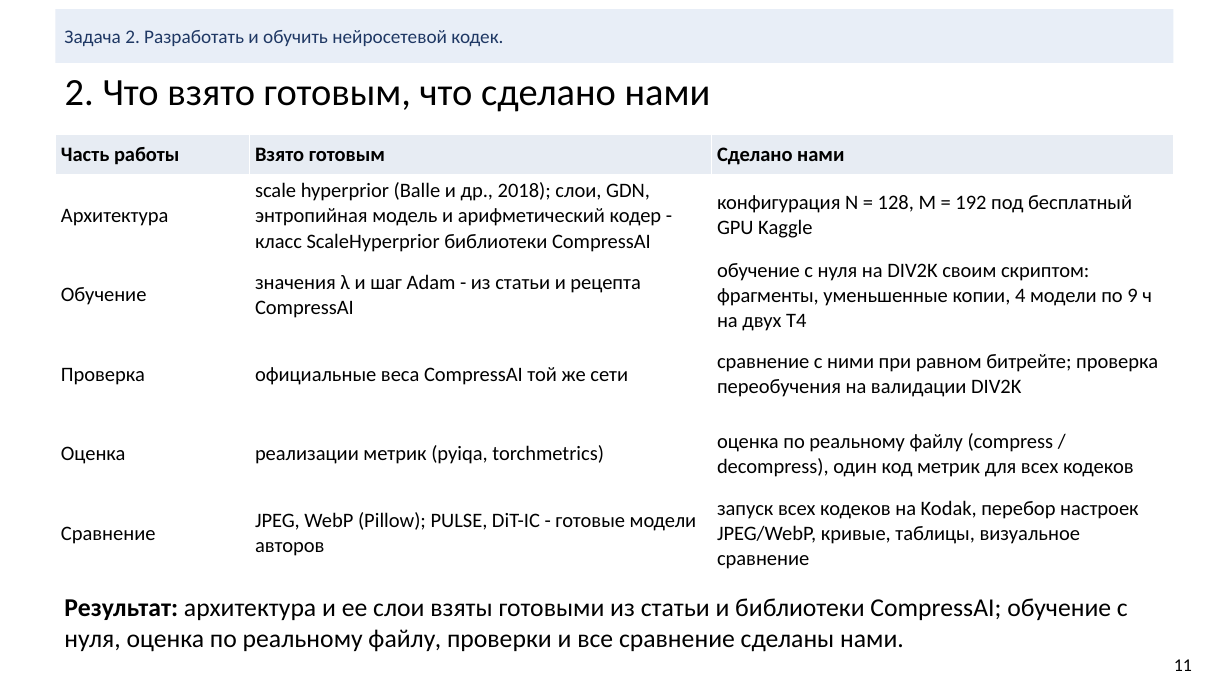
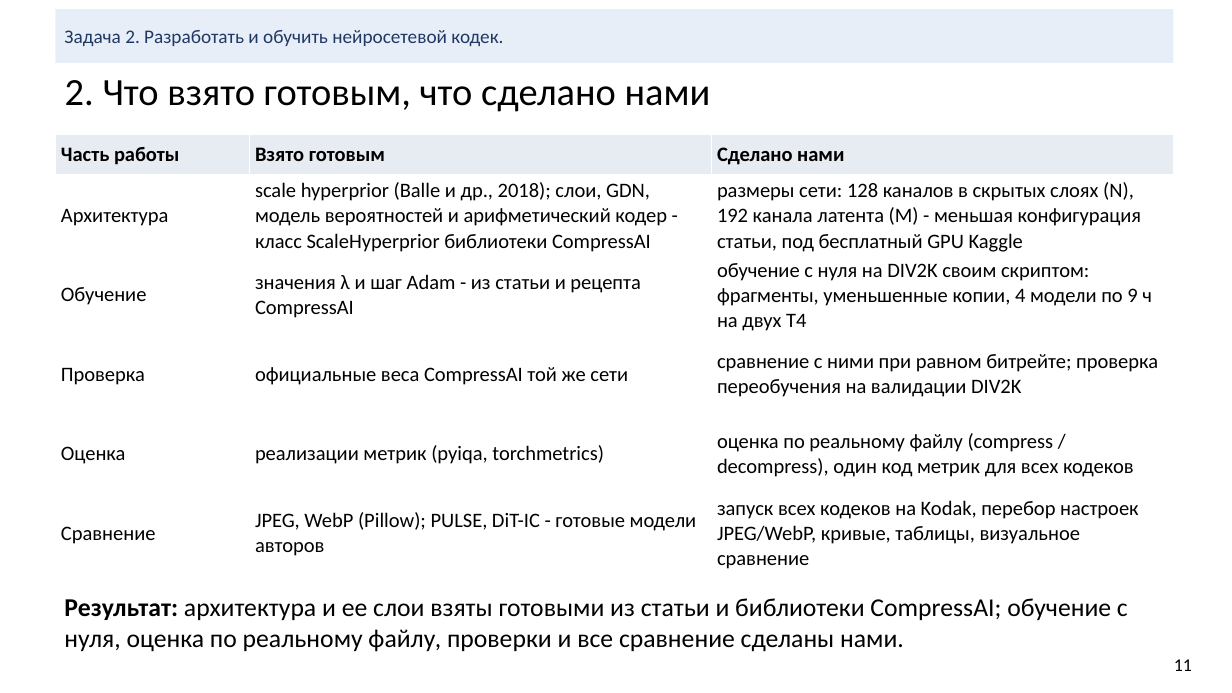
Before and after one commit to KDMCrypto/Deep-Image-Compression, a slide deck: slide 11 of documentation/cv-project-compression.pptx. Drawn at 1232x693 pixels with LibreOffice and Linux fonts; fonts in the diff are those of the drawing. Boxes give left, top, right and bottom in pixels: in the first picture for what was removed or moved away, otherwise in the second. Text is boxed around its words. In the diff, an @@ line names an element or a change of style, - is before the commit and + after.

```diff
--- a/documentation/cv-project-compression.pptx
+++ b/documentation/cv-project-compression.pptx
@@ table at bbox=[55, 134, 1174, 573] @@
-row 2, column 2: scale hyperprior (Balle и др., 2018); слои, GDN, энтропийная модель и арифметический кодер - класс ScaleHyperprior библиотеки CompressAI
+row 2, column 2: scale hyperprior (Balle и др., 2018); слои, GDN, модель вероятностей и арифметический кодер - класс ScaleHyperprior библиотеки CompressAI
-row 2, column 3: конфигурация N = 128, M = 192 под бесплатный GPU Kaggle
+row 2, column 3: размеры сети: 128 каналов в скрытых слоях (N), 192 канала латента (M) - меньшая конфигурация статьи, под бесплатный GPU Kaggle
```
Also in this commit, not shown: 9 other slides changed, 1 other file.
